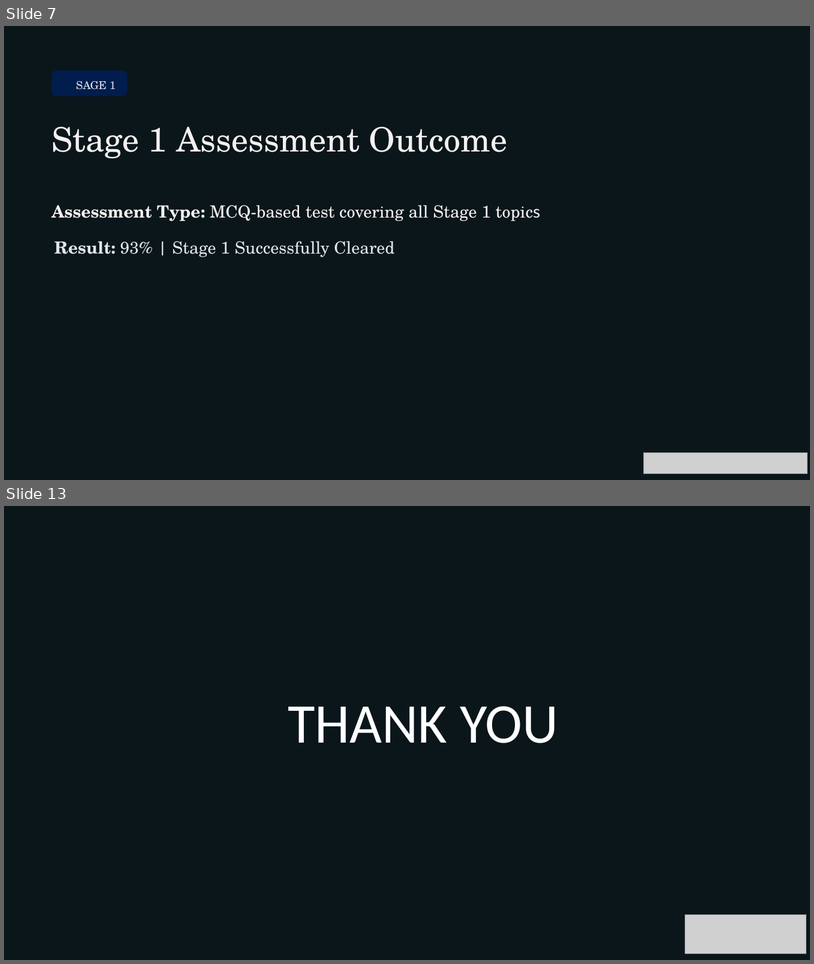
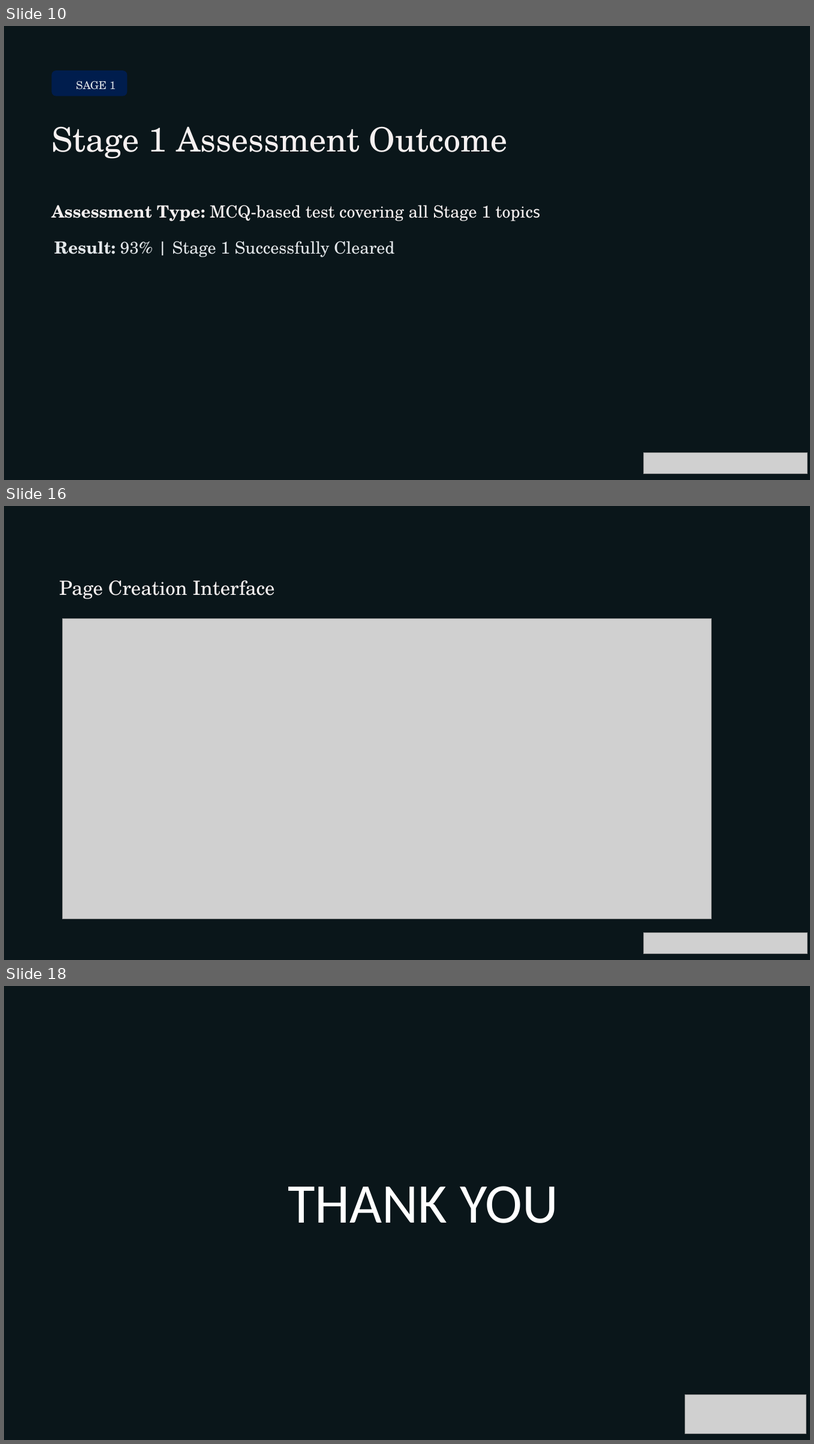
Before and after one commit to KUNALCHOURE/presentation, a slide deck: Second_Progress_Seminar_Updated (1) (1).pptx. Shown one above the other, each under a label of ours: slides 7 and 13 before the commit, slides 10, 16 and 18 after it; the slides between them are not shown. The pictures are 814x964 and 814x1444 pixels, drawn with LibreOffice and Linux fonts; fonts in the diff are those of the drawing; grey boxes stand for pictures; background and template pictures are left out; a plain dark background stands for a picture behind light text. Boxes give left, top, right and bottom in pixels: in the first picture for what was removed or moved away, otherwise in the second. Text is boxed around its words. In the diff, an @@ line names an element or a change of style, - is before the commit and + after.

```diff
--- a/Second_Progress_Seminar_Updated (1) (1).pptx
+++ b/Second_Progress_Seminar_Updated (1) (1).pptx
@@ slide 16 added at box(4, 506, 810, 960), background picture (left out); not listed: 1 template element that a slide beside it also shows @@
@@ text added at box(59, 580, 275, 599), 28 pt, text #F5F0F0 @@
+Page Creation Interface
@@ picture added at box(62, 618, 712, 919) @@
@@ picture added at box(644, 932, 807, 954) @@
@@ what was slide 7 is now slide 10 @@
@@ what was slide 13 is now slide 18 @@
```
Also in this commit, not shown: 8 slides changed, 4 other slides added.
